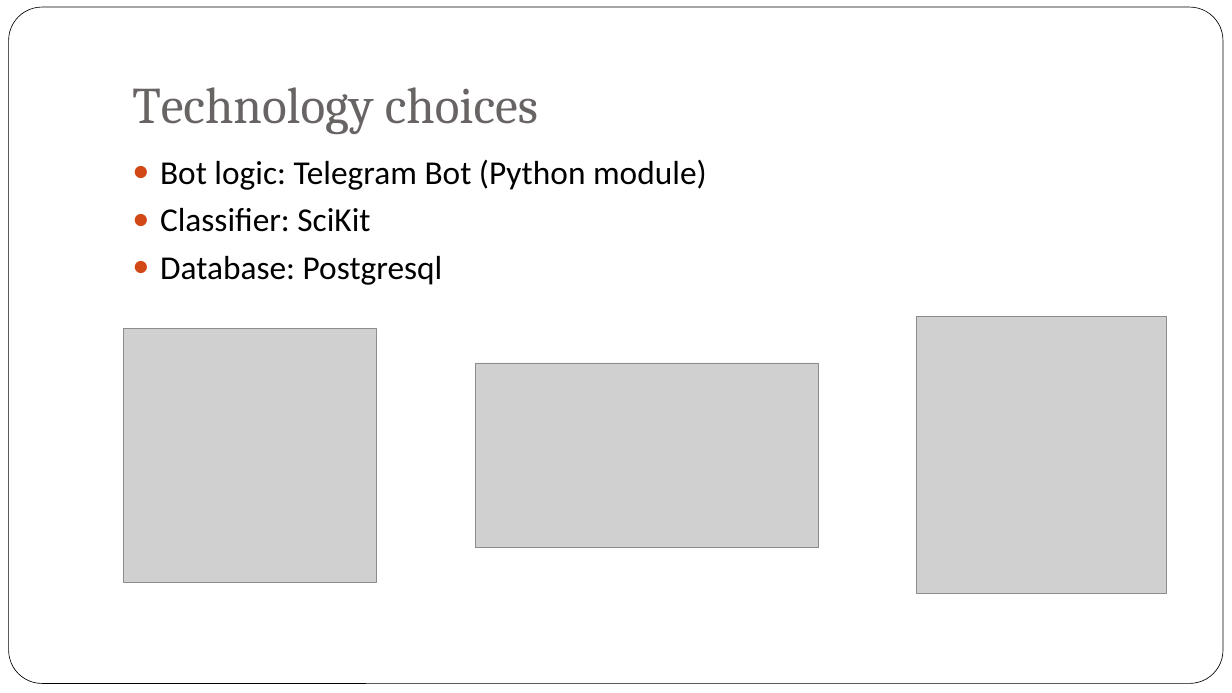
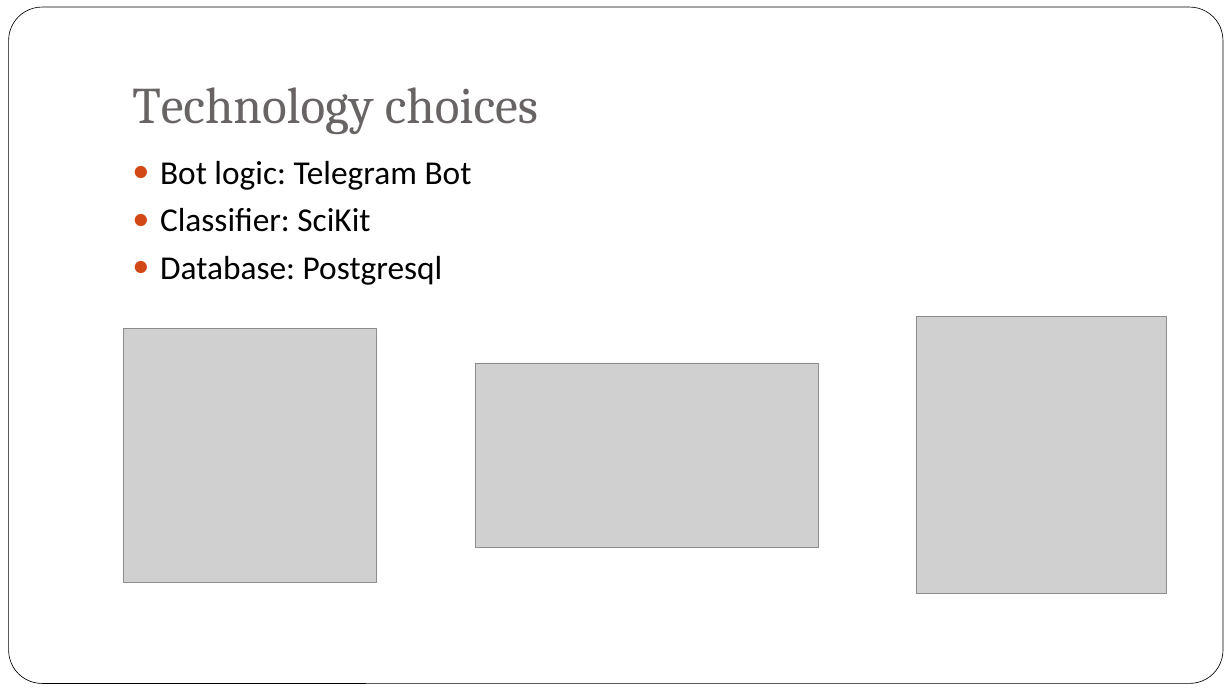
Before and after one commit to rsasov/DecisionSupportSystems, a slide deck: slide 10 of Health_Care_Bot.pptx (slide 13 before the commit). Drawn at 1232x693 pixels with LibreOffice and Linux fonts; fonts in the diff are those of the drawing; grey boxes stand for pictures; background and template pictures are left out. Boxes give left, top, right and bottom in pixels: in the first picture for what was removed or moved away, otherwise in the second. Text is boxed around its words. In the diff, an @@ line names an element or a change of style, - is before the commit and + after.

```diff
--- a/Health_Care_Bot.pptx
+++ b/Health_Care_Bot.pptx
@@ text at [160,161,472,190]: text changed @@
-● Bot logic: Telegram Bot (Python module)
+● Bot logic: Telegram Bot
```
Also in this commit, not shown: 4 other slides changed, 2 slides added, 5 slides removed.
